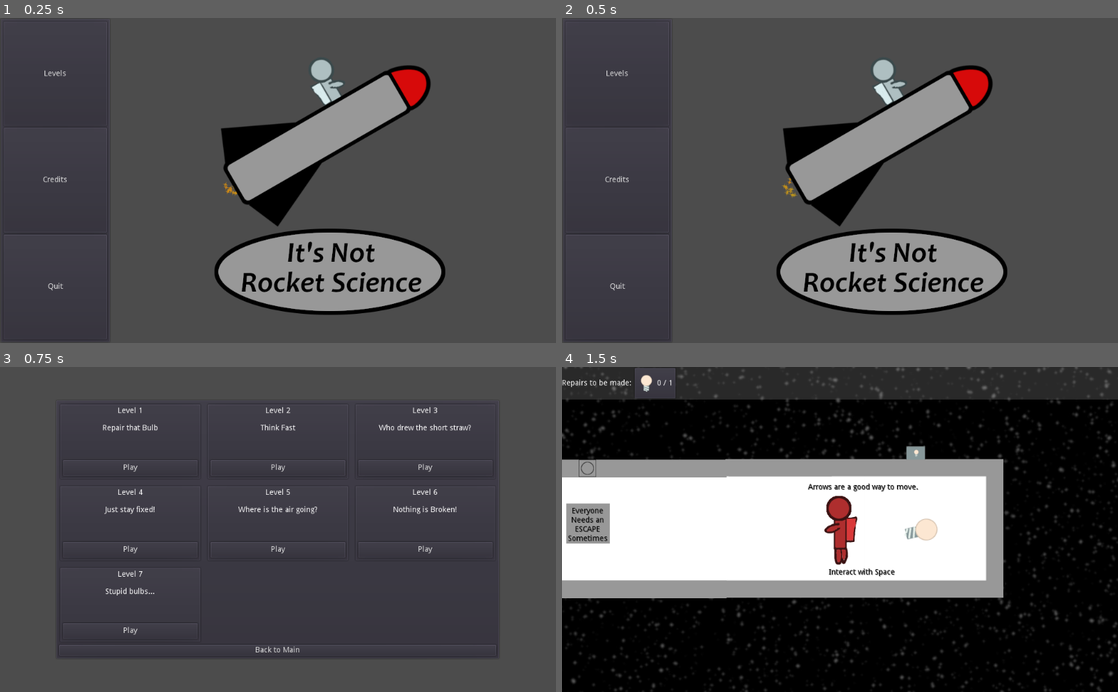
Above: before the commit, frames 1-4 (two rows, left to right).
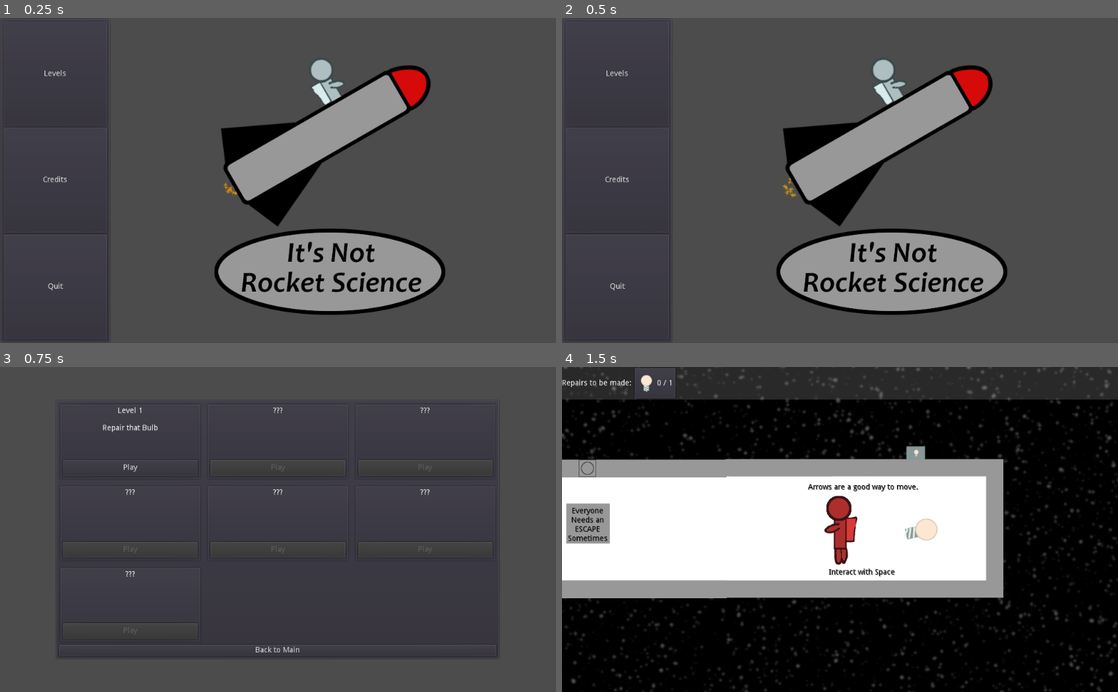
Above: after the commit, the same moments.

Repository: thecyberwraith/cb-gamejam-2021
Game: Godot game, scene res://Menus/MainMenu.tscn
Two runs of this game, one before a commit and one after it. Both use one fixed random seed, a clock stepped at 60 frames per second and the inputs below.
Inputs:
- Up to frame 1 (0.25 s): no input
- Up to frame 2 (0.5 s): no input
- Up to frame 3 (0.75 s): click "Levels" at 0.5 s
- Up to frame 4 (1.5 s): click "Play" at 1.25 s

Frames 1-2 are identical in both runs. In frame 3, 1.0% of the frame differs, in the area x 18-85%, y 12-83%; in frame 4, nothing differs.

Commit message:
Added save files with records.

Diff:
--- a/Levels/LevelCore.gd
+++ b/Levels/LevelCore.gd
@@ -23,7 +23,18 @@
 	elapsed_time += delta
 
 func level_success():
-	success_menu.show_results(elapsed_time)
+	var save_file: SaveFile = SaveFile.new()
+	var scene_string: String = get_tree().root.get_child(0).filename
+	var index: int = save_file.get_level_from_scene(scene_string)
+
+	var best_time: float = save_file.get_level_best_time(index)
+	if best_time < 0 or best_time > elapsed_time:
+		print('New record.')
+		best_time = -1
+		save_file.set_best_time(index, elapsed_time)
+		save_file.save()
+
+	success_menu.show_results(elapsed_time, best_time)
 
 func get_astronauts():
 	return astronaut_handler.get_children()
--- a/Menus/LevelButton.gd
+++ b/Menus/LevelButton.gd
@@ -17,7 +17,7 @@
 
 func populate(a_scene: String, lvl: int, desc: String, best: float):
 	button.disabled = false
-	level.text = "Level %s" % lvl
+	level.text = "Level %s" % (lvl + 1)
 	if best > 0:
 		time.text = "Best time: %s seconds" % best
 	description.text = desc
--- a/Menus/LevelButton.tscn
+++ b/Menus/LevelButton.tscn
@@ -13,29 +13,41 @@
 }
 
 [node name="VBoxContainer" type="VBoxContainer" parent="."]
+margin_left = 7.0
+margin_top = 7.0
+margin_right = 1017.0
+margin_bottom = 593.0
 size_flags_horizontal = 3
 size_flags_vertical = 3
 
 [node name="Level" type="Label" parent="VBoxContainer"]
+margin_right = 1010.0
+margin_bottom = 143.0
 size_flags_horizontal = 3
 size_flags_vertical = 3
 text = "???"
 align = 1
 
 [node name="Description" type="Label" parent="VBoxContainer"]
-margin_top = 18.0
+margin_top = 147.0
+margin_right = 1010.0
+margin_bottom = 291.0
 size_flags_horizontal = 3
 size_flags_vertical = 3
 align = 1
 
 [node name="Time" type="Label" parent="VBoxContainer"]
-margin_top = 36.0
+margin_top = 295.0
+margin_right = 1010.0
+margin_bottom = 438.0
 size_flags_horizontal = 3
 size_flags_vertical = 3
 align = 1
 
 [node name="Button" type="Button" parent="VBoxContainer"]
-margin_top = 54.0
+margin_top = 442.0
+margin_right = 1010.0
+margin_bottom = 586.0
 size_flags_horizontal = 3
 size_flags_vertical = 3
 disabled = true
--- a/Menus/LevelsList.gd
+++ b/Menus/LevelsList.gd
@@ -1,28 +1,34 @@
-extends GridContainer
+extends Object
 
-const LevelButton: PackedScene = preload("res://Menus/LevelButton.tscn")
+class_name Levels
 
-onready var back_button: Button = get_node("../BackButton")
-
-const LEVELS_LIST: Array = [
-	[ 'Repair that Bulb', 'res://Levels/Level1/Level1.tscn'],
-	[ 'Think Fast', 'res://Levels/Level2/Level2.tscn'],
-	[ 'Who drew the short straw?', 'res://Levels/Level3/Level3.tscn'],
-	[ 'Just stay fixed!', 'res://Levels/Level4/Level4.tscn'],
-	[ 'Where is the air going?', 'res://Levels/Level5/Level5.tscn'],
-	[ 'Nothing is Broken!', 'res://Levels/Level6/Level6.tscn'],
-	[ 'Stupid bulbs...', 'res://Levels/Level7/Level7.tscn']
+const array: Array = [
+	[
+	  "Repair that Bulb",
+	  "res://Levels/Level1/Level1.tscn"
+	],
+	[
+	  "Think Fast",
+	  "res://Levels/Level2/Level2.tscn"
+	],
+	[
+	  "Who drew the short straw?",
+	  "res://Levels/Level3/Level3.tscn"
+	],
+	[
+	  "Just stay fixed!",
+	  "res://Levels/Level4/Level4.tscn"
+	],
+	[
+	  "Where is the air going?",
+	  "res://Levels/Level5/Level5.tscn"
+	],
+	[
+	  "Nothing is Broken!",
+	  "res://Levels/Level6/Level6.tscn"
+	],
+	[
+	  "Stupid bulbs...",
+	  "res://Levels/Level7/Level7.tscn"
+	]
 ]
-const MainMenu = "res://Menus/MainMenu.tscn"
-
-func _ready():
-	back_button.connect("pressed", get_tree(), "change_scene", [MainMenu])
-
-	for i in len(LEVELS_LIST):
-		var name = LEVELS_LIST[i][0]
-		var scene = LEVELS_LIST[i][1]
-
-		var button = LevelButton.instance()
-		add_child(button)
-		button.populate(scene, i+1, name, -1)
-		button.connect("play_level", get_tree(), "change_scene")
--- /dev/null
+++ b/Menus/LevelsListScene.gd
@@ -0,0 +1,23 @@
+extends GridContainer
+
+const LevelButton: PackedScene = preload("res://Menus/LevelButton.tscn")
+
+onready var back_button: Button = get_node("../BackButton")
+
+const MainMenu = "res://Menus/MainMenu.tscn"
+
+func _ready():
+	back_button.connect("pressed", get_tree(), "change_scene", [MainMenu])
+	var save: SaveFile = SaveFile.new()
+
+	for i in len(Levels.array):
+		var button = LevelButton.instance()
+		add_child(button)
+
+		if save.is_level_unlocked(i):
+			var name = Levels.array[i][0]
+			var scene = Levels.array[i][1]
+			var best = save.get_level_best_time(i)
+			button.populate(scene, i, name, best)
+
+		button.connect("play_level", get_tree(), "change_scene")
--- a/Menus/LevelsMenu.tscn
+++ b/Menus/LevelsMenu.tscn
@@ -1,6 +1,6 @@
 [gd_scene load_steps=2 format=2]
 
-[ext_resource path="res://Menus/LevelsList.gd" type="Script" id=1]
+[ext_resource path="res://Menus/LevelsListScene.gd" type="Script" id=1]
 
 [node name="Control" type="Control"]
 anchor_right = 1.0
--- /dev/null
+++ b/Menus/SaveFile.gd
@@ -0,0 +1,107 @@
+extends Object
+
+class_name SaveFile
+
+const FILE_LOCATION: String = 'user://savefile.txt'
+const CURRENT_VERSION: int = 0
+
+const KEY_DATA: String = 'data'
+const KEY_UNLOCKED: String = 'unlocked'
+const KEY_BEST_TIME: String = 'best'
+const KEY_VERSION: String = 'version'
+
+var level_array: Array
+var version: int
+
+func _init():
+	print('Creating save file')
+
+	if !_get_old_data():
+		_make_new_data()
+		save()
+	else:
+		print('Save data loaded')
+
+func _get_old_data() -> bool:
+	var dir: Directory = Directory.new()
+
+	if !dir.file_exists(FILE_LOCATION):
+		print('Save file does not exist')
+		return false
+
+	var file: File = File.new()
+
+	if file.open(FILE_LOCATION, File.READ) != OK:
+		print('Cannot open save file')
+		return false
+
+	var data = parse_json(file.get_line())
+
+	if data == null:
+		print('Save data corrupted')
+		return false
+
+	file.close()
+
+	if data[KEY_VERSION] < CURRENT_VERSION:
+		print('Save data is old.')
+		return false
+
+	level_array = data[KEY_DATA]
+
+	return true
+
+func _make_new_data():
+	print('Creating new data')
+	level_array = []
+
+	for level in Levels.array:
+		var data = {
+			KEY_UNLOCKED: false,
+			KEY_BEST_TIME: -1
+		}
+		level_array.append(data)
+
+	version = CURRENT_VERSION
+
+	level_array[0][KEY_UNLOCKED] = true
+
+	return level_array
+
+func save():
+	var file: File = File.new()
+
+	if file.open(FILE_LOCATION, File.WRITE) != OK:
+		print('Failed to save file.')
+
+	var data = {
+		KEY_VERSION: version,
+		KEY_DATA: level_array
+	}
+
+	file.store_line(to_json(data))
+
+	file.close()
+
+func is_level_unlocked(index: int) -> bool:
+	return level_array[index][KEY_UNLOCKED]
+
+func get_level_best_time(index: int) -> float:
+	# Returns -1 if no best set
+	var best = level_array[index][KEY_BEST_TIME]
+	if best == null:
+		return float(-1)
+
+	return float(best)
+
+func get_level_from_scene(scene: String):
+	for i in range(len(level_array)):
+		if scene == Levels.array[i][1]:
+			return i
+
+	return -1
+
+func set_best_time(index: int, time: float):
+	level_array[index][KEY_BEST_TIME] = time
+	if index < len(level_array) - 1:
+		level_array[index+1][KEY_UNLOCKED] = true
--- a/Menus/SuccessMenu.gd
+++ b/Menus/SuccessMenu.gd
@@ -3,6 +3,7 @@
 onready var time: Label = get_node("PanelContainer/CenterContainer/Time")
 onready var to_levels: Button = get_node("PanelContainer/CenterContainer/Buttons/Return")
 onready var quit: Button = get_node("PanelContainer/CenterContainer/Buttons/Quit")
+onready var best: Label = get_node("PanelContainer/CenterContainer/Best")
 
 const LevelSelect = preload("res://Menus/LevelsMenu.tscn")
 const QuitMenu = preload("res://Menus/QuitMenu.tscn")
@@ -11,8 +12,12 @@
 	to_levels.connect("pressed", self, "switch_scene_to", [LevelSelect])
 	quit.connect("pressed", self, "switch_scene_to", [QuitMenu])
 
-func show_results(seconds: float):
+func show_results(seconds: float, best_time: float):
 	time.text = 'Mission Duration: %s seconds' % [seconds]
+	if best_time > 0:
+		best.text = 'Best Time: %s seconds' % best_time
+	else:
+		best.text = 'New record!'
 	self.visible = true
 	get_tree().paused = true
 
--- a/Menus/SuccessMenu.tscn
+++ b/Menus/SuccessMenu.tscn
@@ -27,23 +27,29 @@
 alignment = 1
 
 [node name="Label" type="Label" parent="PanelContainer/CenterContainer"]
-margin_top = 92.0
+margin_top = 83.0
 margin_right = 409.0
-margin_bottom = 106.0
+margin_bottom = 97.0
 text = "Mission Complete"
 align = 1
 
 [node name="Time" type="Label" parent="PanelContainer/CenterContainer"]
-margin_top = 110.0
+margin_top = 101.0
 margin_right = 409.0
-margin_bottom = 124.0
+margin_bottom = 115.0
 text = "Mission Duration: "
 align = 1
 
+[node name="Best" type="Label" parent="PanelContainer/CenterContainer"]
+margin_top = 119.0
+margin_right = 409.0
+margin_bottom = 133.0
+align = 1
+
 [node name="Buttons" type="HBoxContainer" parent="PanelContainer/CenterContainer"]
-margin_top = 128.0
+margin_top = 137.0
 margin_right = 409.0
-margin_bottom = 148.0
+margin_bottom = 157.0
 
 [node name="Return" type="Button" parent="PanelContainer/CenterContainer/Buttons"]
 margin_right = 202.0
--- a/project.godot
+++ b/project.godot
@@ -109,6 +109,16 @@
 "language": "GDScript",
 "path": "res://Levels/LevelCore.gd"
 }, {
+"base": "Object",
+"class": "Levels",
+"language": "GDScript",
+"path": "res://Menus/LevelsList.gd"
+}, {
+"base": "Object",
+"class": "SaveFile",
+"language": "GDScript",
+"path": "res://Menus/SaveFile.gd"
+}, {
 "base": "Node2D",
 "class": "TimedBulbBase",
 "language": "GDScript",
@@ -140,6 +150,8 @@
 "Item": "",
 "ItemInteractableArea": "",
 "LevelCore": "",
+"Levels": "",
+"SaveFile": "",
 "TimedBulbBase": "",
 "Todos": ""
 }
